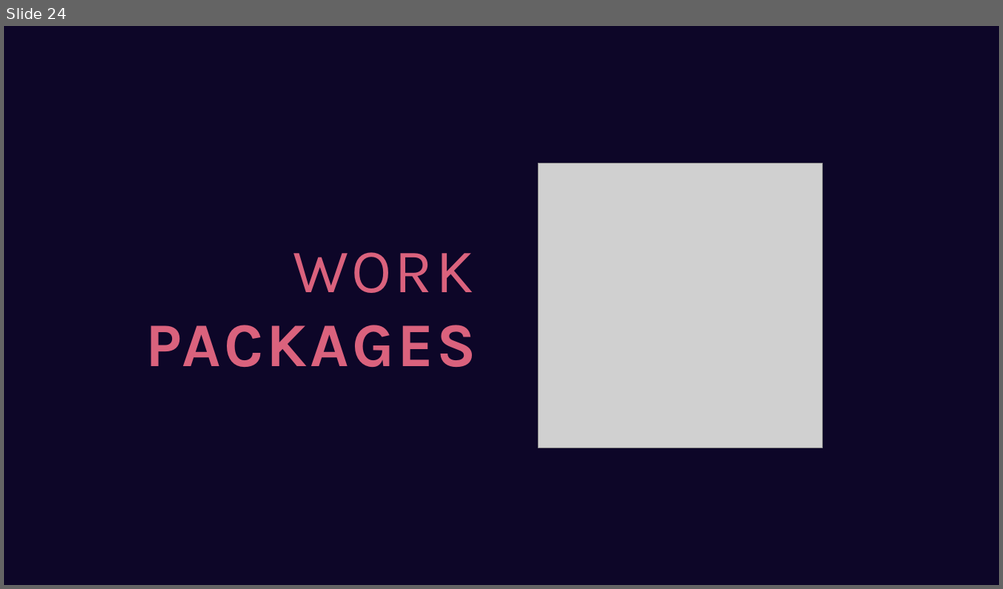
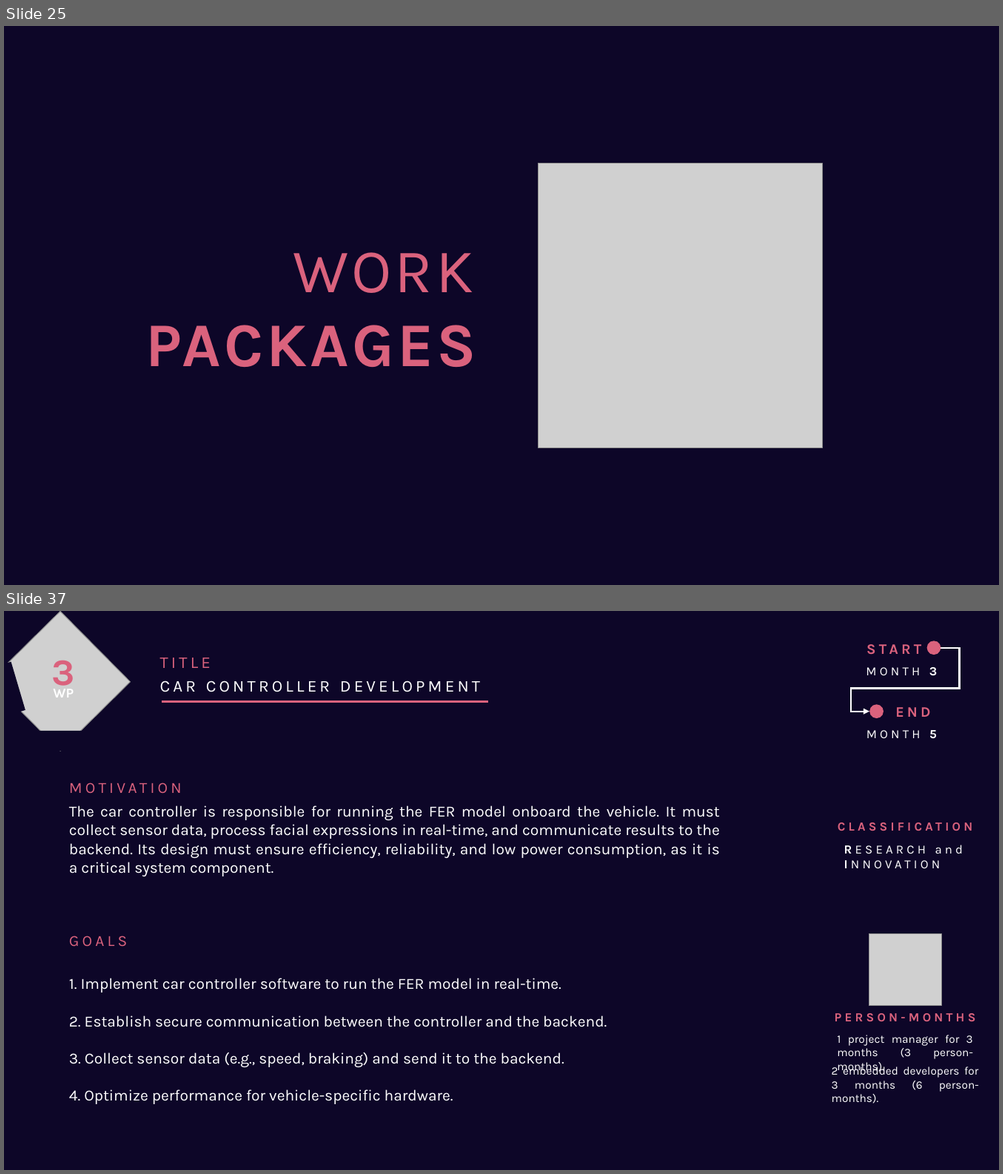
Before and after one commit to GiuseppeSoriano/MoodPilot, a slide deck: Idea/Idea_Presentation.pptx. Shown one above the other, each under a label of ours: slide 24 before the commit, slides 25 and 37 after it; the slides between them are not shown. The pictures are 1003x589 and 1003x1174 pixels, drawn with LibreOffice and Linux fonts; fonts in the diff are those of the drawing; grey boxes stand for pictures. Boxes give left, top, right and bottom in pixels: in the first picture for what was removed or moved away, otherwise in the second. Text is boxed around its words. In the diff, an @@ line names an element or a change of style, - is before the commit and + after.

```diff
--- a/Idea/Idea_Presentation.pptx
+++ b/Idea/Idea_Presentation.pptx
@@ slide 37 added at (x1=4, y1=611, x2=999, y2=1170), background #0D0628 @@
@@ group added at (x1=851, y1=641, x2=959, y2=739): 4 texts, 2 ellipses, 1 elbow arrow @@
+MONTH 3
+START
+MONTH 5
+END
@@ text added at (x1=160, y1=658, x2=210, y2=668), 16 pt, text #DA627D @@
+TITLE
@@ group added at (x1=4, y1=611, x2=131, y2=752): 2 rectangles, 2 texts, 1 picture @@
+3
+WP
@@ text added at (x1=160, y1=681, x2=480, y2=692), 16 pt, text #FFFFFF @@
+CAR CONTROLLER DEVELOPMENT
@@ line added from (488, 702) to (162, 702), #DA627D 1.5 pt @@
@@ text added at (x1=69, y1=783, x2=182, y2=794), 15 pt, text #DA627D @@
+MOTIVATION
@@ text added at (x1=69, y1=806, x2=720, y2=877), 15 pt, text #FFFFFF @@
+The car controller is responsible for running the FER model onboard the vehicle. It must collect sensor data, process facial expressions in real-time, and communicate results to the backend. Its design must ensure efficiency, reliability, and low power consumption, as it is a critical system component.
@@ text added at (x1=837, y1=823, x2=972, y2=831), 12 pt, text #DA627D, bold @@
+CLASSIFICATION
@@ text added at (x1=935, y1=845, x2=963, y2=854), 12 pt, text #FFFFFF @@
+RESEARCH and
+INNOVATION
@@ text added at (x1=69, y1=936, x2=127, y2=947), 15 pt, text #DA627D @@
+GOALS
@@ picture added at (x1=869, y1=934, x2=941, y2=1006) @@
@@ text added at (x1=69, y1=978, x2=606, y2=1105), 15 pt, text #FFFFFF @@
+1. Implement car controller software to run the FER model in real-time.
+2. Establish secure communication between the controller and the backend.
+3. Collect sensor data (e.g., speed, braking) and send it to the backend.
+4. Optimize performance for vehicle-specific hardware.
@@ text added at (x1=834, y1=1014, x2=976, y2=1022), 12 pt, text #DA627D, bold @@
+PERSON-MONTHS
@@ text added at (x1=836, y1=1035, x2=973, y2=1074), 11 pt, text #FFFFFF @@
+1 project manager for 3 months (3 person-months).
@@ text added at (x1=831, y1=1065, x2=979, y2=1092), 11 pt, text #FFFFFF @@
+2 embedded developers for 3 months (6 person-months).
@@ what was slide 24 is now slide 25 @@
```
Also in this commit, not shown: 8 slides changed, 38 other slides added, 2 slides removed.
